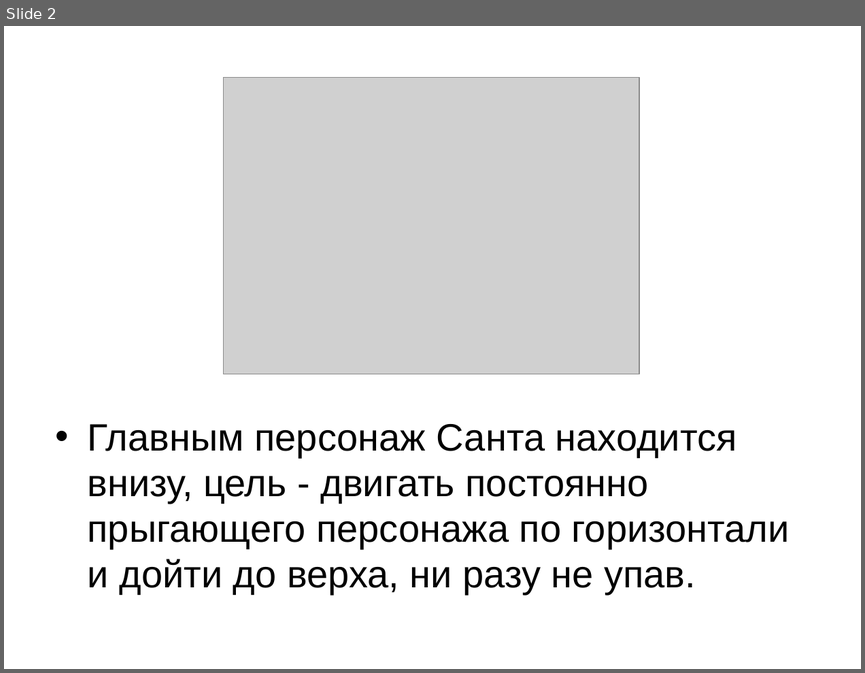
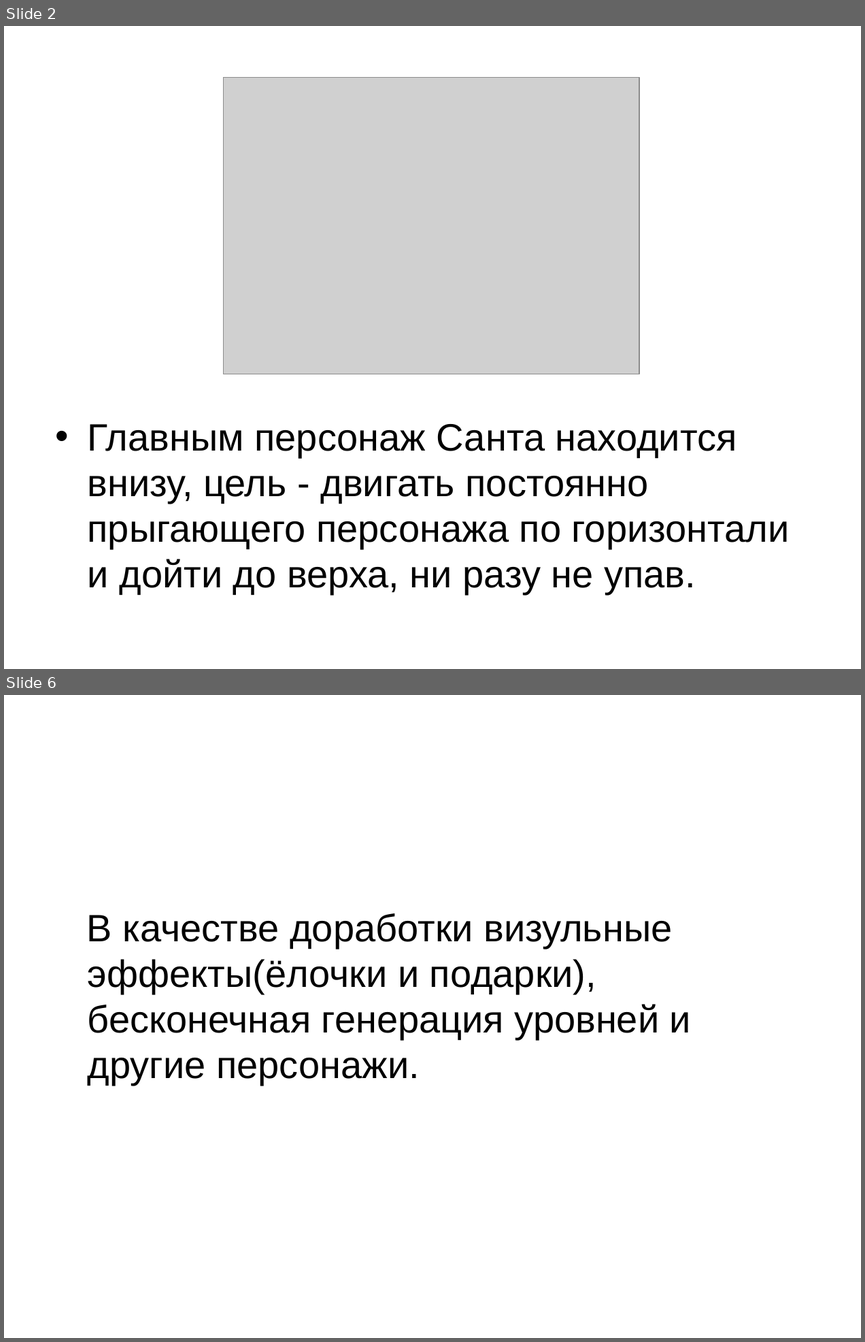
Before and after one commit to Vanodium/SaveTheSanta, a slide deck: Save the Santa/project review/Presentation.ppt. Shown one above the other, each under a label of ours: slide 2 before the commit, slides 2 and 6 after it; the slides between them are not shown. The pictures are 865x673 and 865x1342 pixels, drawn with LibreOffice and Linux fonts; fonts in the diff are those of the drawing; grey boxes stand for pictures. Boxes give left, top, right and bottom in pixels: in the first picture for what was removed or moved away, otherwise in the second. Text is boxed around its words. In the diff, an @@ line names an element or a change of style, - is before the commit and + after.

```diff
--- a/Save the Santa/project review/Presentation.ppt
+++ b/Save the Santa/project review/Presentation.ppt
@@ slide 6 added at (4, 695, 861, 1338), background #FFFFFF @@
@@ text added at (87, 913, 691, 1085), 32 pt, text #000000 @@
+В качестве доработки визульные эффекты(ёлочки и подарки), бесконечная генерация уровней и другие персонажи.
```
Also in this commit, not shown: 1 slide changed, 2 other slides added, 1 slide removed, 12 other files.
